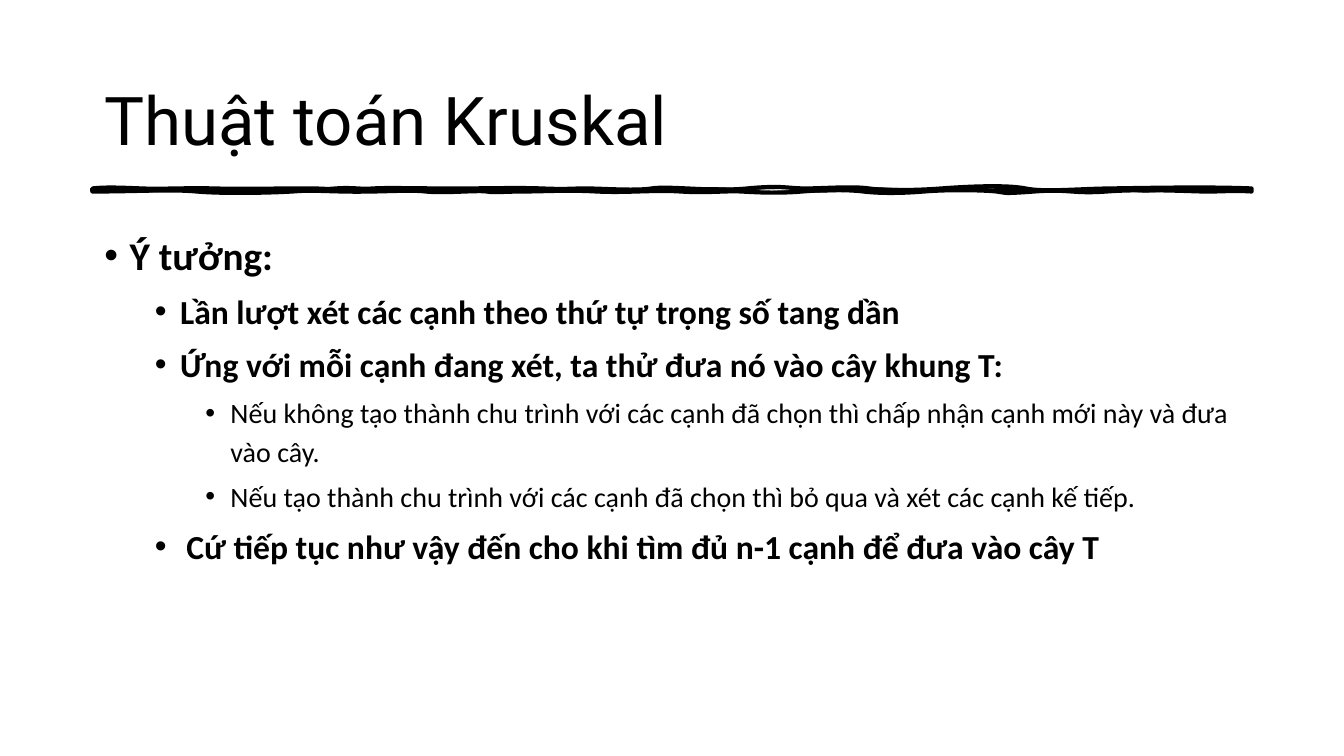
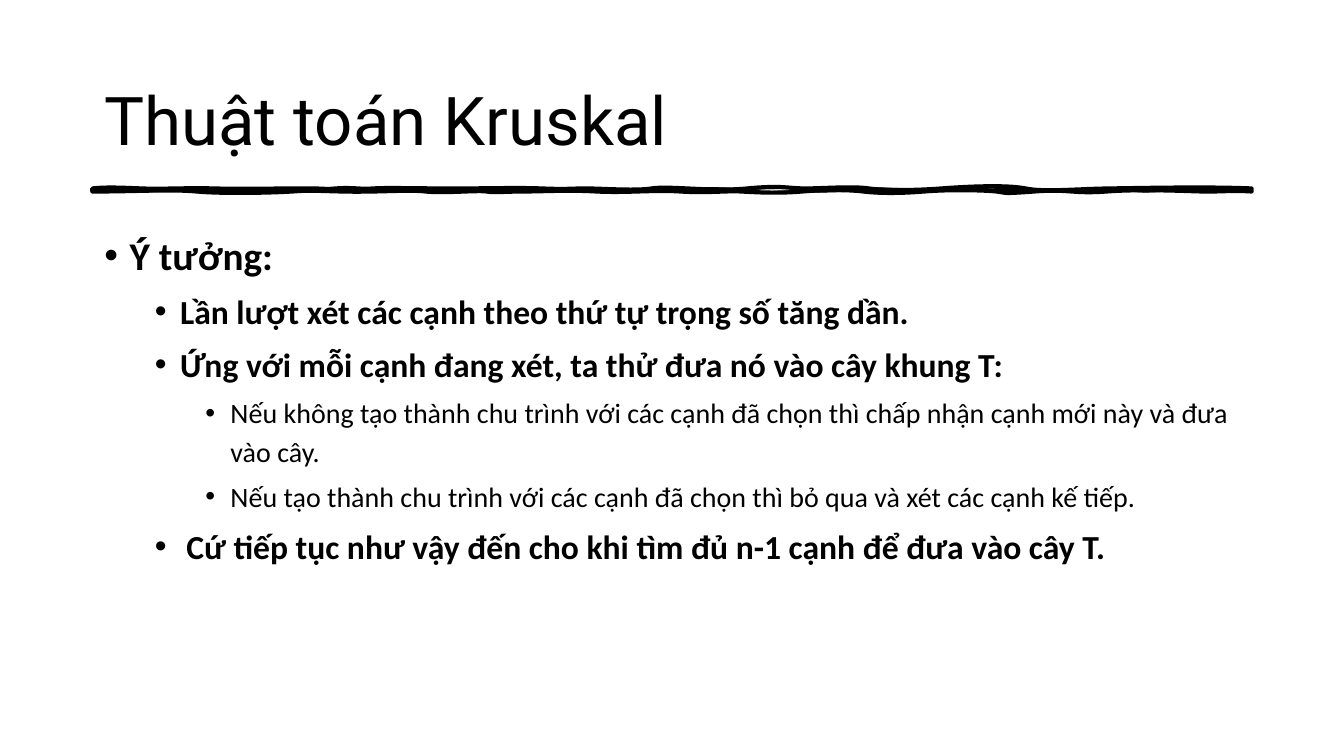
Before and after one commit to thathcmus/CTDL_GT, a slide deck: slide 15 of Cau_Truc_Du_Lieu_Do_Thi_Va_Ung_Dung.pptx. Drawn at 1344x756 pixels with LibreOffice and Linux fonts; fonts in the diff are those of the drawing. Boxes give left, top, right and bottom in pixels: in the first picture for what was removed or moved away, otherwise in the second. Text is boxed around its words. In the diff, an @@ line names an element or a change of style, - is before the commit and + after.

```diff
--- a/Cau_Truc_Du_Lieu_Do_Thi_Va_Ung_Dung.pptx
+++ b/Cau_Truc_Du_Lieu_Do_Thi_Va_Ung_Dung.pptx
@@ text at box(180, 298, 909, 330): text changed @@
-  • Lần lượt xét các cạnh theo thứ tự trọng số tang dần
+  • Lần lượt xét các cạnh theo thứ tự trọng số tăng dần.
@@ text at box(186, 532, 1105, 565): text changed @@
-    • Cứ tiếp tục như vậy đến cho khi tìm đủ n-1 cạnh để đưa vào cây T
+    • Cứ tiếp tục như vậy đến cho khi tìm đủ n-1 cạnh để đưa vào cây T.
```
Also in this commit, not shown: 1 other file.
